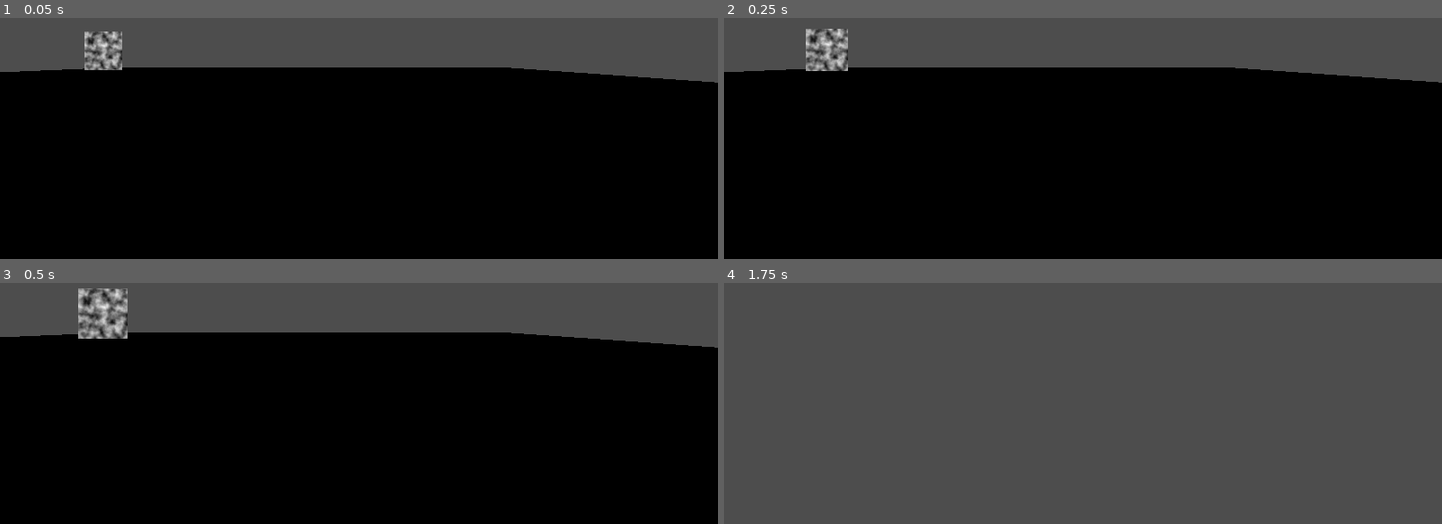
Above: before the commit, frames 1-4 (two rows, left to right).
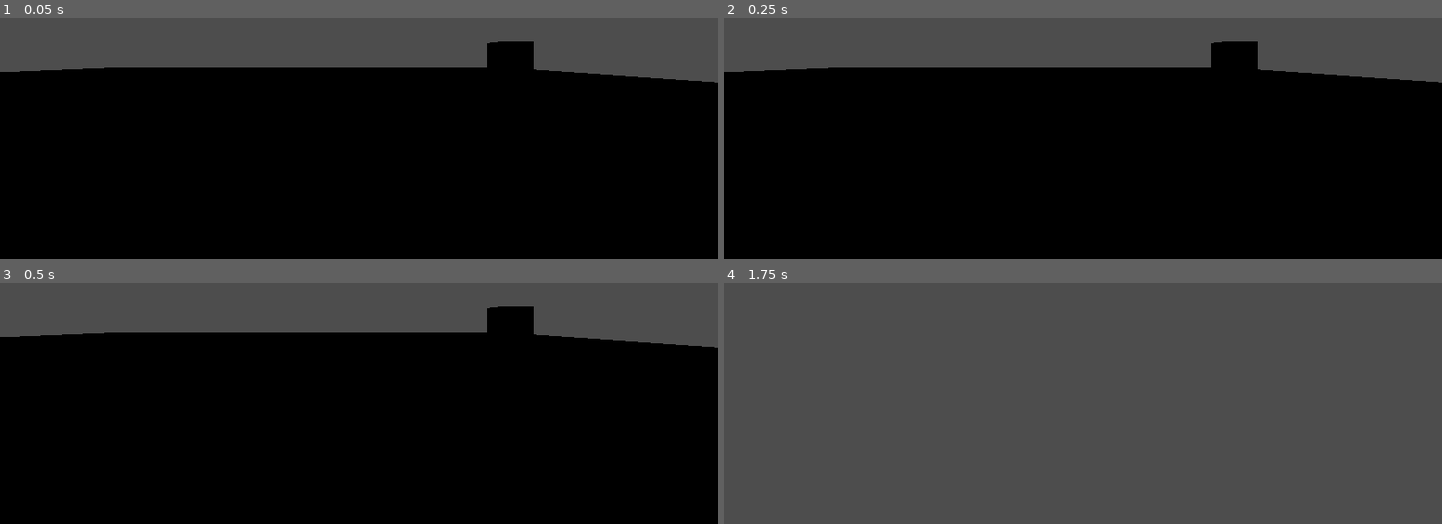
Above: after the commit, the same moments.

Repository: EnderiteFox/Escape-from-Walmart
Game: Godot game, scene res://scene/level_template.tscn
The game is run twice, just before and just after one commit, with the same random seed, the same clock (stepped at 60 frames per second) and the same inputs. The project has no main scene, so this scene is started directly.
Inputs (mouse positions are in pixels of both pictures, inside the frame that each line leads up to):
- Up to frame 1 (0.05 s): no input
- Up to frame 2 (0.25 s): no input
- Up to frame 3 (0.5 s): no input
- Up to frame 4 (1.75 s): move the mouse to (1118, 321) at 0.52 s; hold Shift (Sprint) 0.53-1.28 s; hold W (Forward) from 0.53 s (still down); tap Space (Jump) at 0.77, 1.52 s; move the mouse to (1047, 323) at 1.27 s; tap Shift (Sprint) at 1.35 s

The runs differ from the first frame. In frame 1, 1.3% of the frame differs, in the area x 11-75%, y 5-22%; in frame 2, 1.5%; in frame 3, 1.8%, in the area x 10-75%, y 2-24%; in frame 4, nothing differs.

Commit message:
Added enemy script

Diff:
--- a/scene/enemy_template.tscn
+++ b/scene/enemy_template.tscn
@@ -1,6 +1,6 @@
 [gd_scene load_steps=6 format=3 uid="uid://btt3pghiu4cxa"]
 
-[ext_resource type="Script" path="res://Enemy.gd" id="1_wvtgr"]
+[ext_resource type="Script" path="res://script/Enemy.gd" id="1_k838h"]
 
 [sub_resource type="CylinderShape3D" id="CylinderShape3D_bigy7"]
 height = 3.0
@@ -17,7 +17,7 @@
 noise = SubResource("FastNoiseLite_6y0ij")
 
 [node name="EnemyTemplate" type="Node3D"]
-script = ExtResource("1_wvtgr")
+script = ExtResource("1_k838h")
 
 [node name="Area3D" type="Area3D" parent="."]
 
@@ -27,7 +27,13 @@
 
 [node name="Sprite3D" type="Sprite3D" parent="."]
 transform = Transform3D(1, 0, 0, 0, 1, 0, 0, 0, 1, 0, 2, 0)
+visible = false
 billboard = 1
 texture = SubResource("NoiseTexture2D_o46e0")
 
 [node name="NavigationAgent3D" type="NavigationAgent3D" parent="."]
+
+[node name="View" type="Node3D" parent="."]
+transform = Transform3D(1, 0, 0, 0, 1, 0, 0, 0, 1, 0, 2.5, 0)
+
+[node name="RayCast3D" type="RayCast3D" parent="View"]
--- a/scene/level_template.tscn
+++ b/scene/level_template.tscn
@@ -18,6 +18,9 @@
 [sub_resource type="BoxShape3D" id="BoxShape3D_8nte3"]
 size = Vector3(3, 3, 3)
 
+[sub_resource type="BoxMesh" id="BoxMesh_08qxv"]
+size = Vector3(3, 3, 3)
+
 [node name="LevelTemplate" type="Node3D"]
 script = ExtResource("1_wsonj")
 
@@ -35,15 +38,20 @@
 mesh = SubResource("BoxMesh_evx2m")
 
 [node name="EndTrigger" type="Area3D" parent="."]
+transform = Transform3D(1, 0, 0, 0, 1, 0, 0, 0, 1, 21.5151, 1.83756, -19.2274)
 
 [node name="CollisionShape3D" type="CollisionShape3D" parent="EndTrigger"]
 shape = SubResource("BoxShape3D_8nte3")
+
+[node name="MeshInstance3D" type="MeshInstance3D" parent="EndTrigger"]
+mesh = SubResource("BoxMesh_08qxv")
 
 [node name="Player" parent="." instance=ExtResource("1_okkrq")]
 transform = Transform3D(1, 0, 0, 0, 1, 0, 0, 0, 1, 6.29687, 1.28229, 7.42441)
 
 [node name="EnemyContainer" type="Node3D" parent="."]
 script = ExtResource("3_6iiux")
+metadata/_edit_lock_ = true
 
 [node name="EnemyTemplate" parent="EnemyContainer" instance=ExtResource("4_cvlem")]
 transform = Transform3D(1, 0, 0, 0, 1, 0, 0, 0, 1, -21.238, 0.5, -20.868)
--- a/Enemy.gd
+++ b/script/Enemy.gd
@@ -1,10 +1,13 @@
 extends Node3D
+class_name Enemy
 
 @export var SPEED: int = 20
 @export var HEARING_RANGE: int = 20
 @export var VIEW_RANGE: int = 20
+@export var DAMAGE: int = 20
 
 @onready var NavRegion: NavigationRegion3D = $"../../NavigationRegion3D"
+@onready var HitBox: Area3D = $Area3D
 @onready var NavAgent: NavigationAgent3D = $NavigationAgent3D
 @onready var Player: Player = $"../../Player"
 
--- a/script/LevelScript.gd
+++ b/script/LevelScript.gd
@@ -13,5 +13,8 @@
 	if body is CharacterBody3D and body.name == "Player":
 		end_level()
 
+func _on_enemy_hit_player(enemy: Enemy) -> void:
+	pass
+
 func end_level() -> void:
-	pass
+	print("Hello")
Not shown: 1 places in scene/level_template.tscn that only renumber resources
